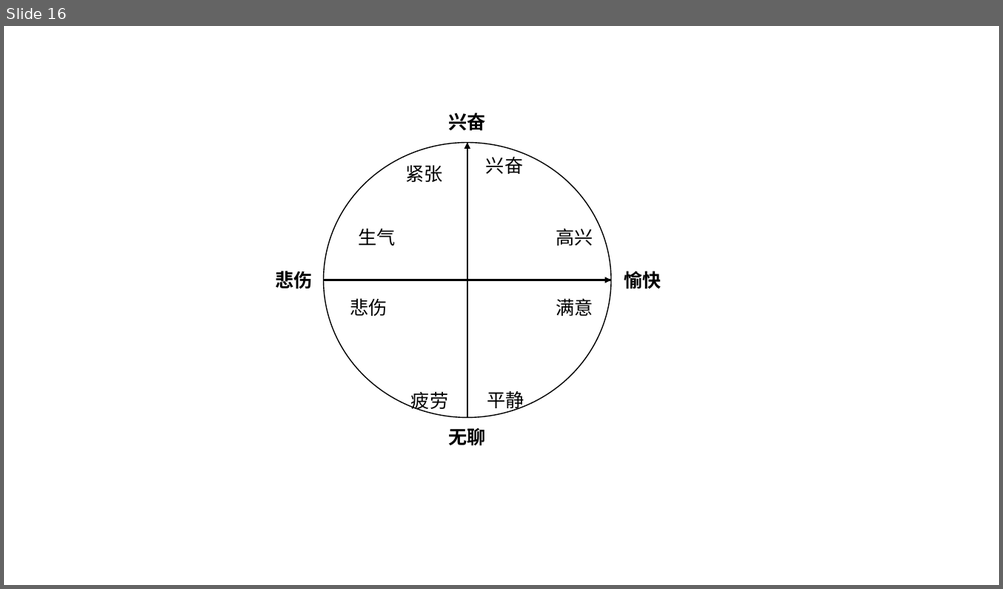
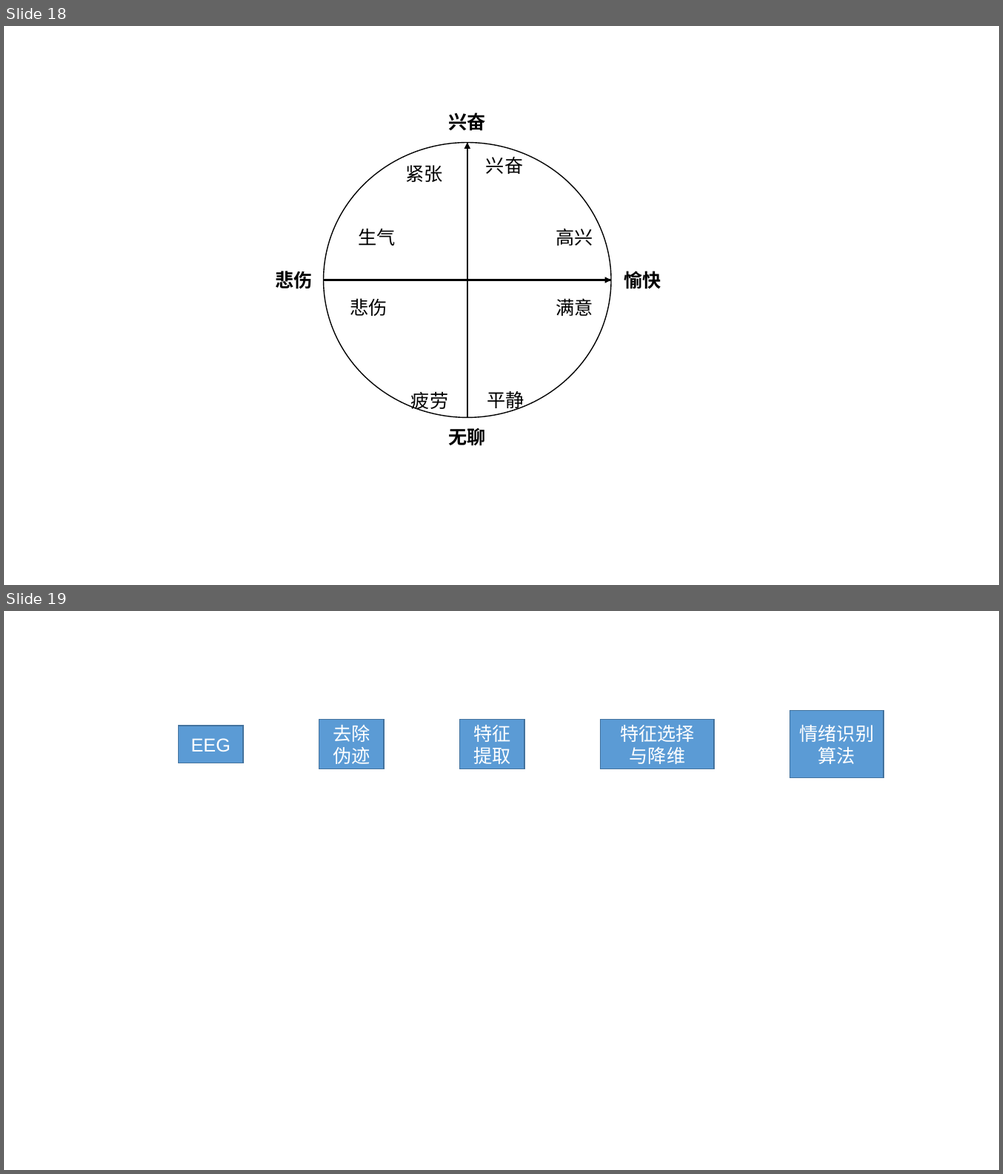
Before and after one commit to wandouqiang/-, a slide deck: 图集.pptx. Shown one above the other, each under a label of ours: slide 16 before the commit, slides 18 and 19 after it. The pictures are 1003x589 and 1003x1174 pixels, drawn with LibreOffice and Linux fonts; fonts in the diff are those of the drawing. Boxes give left, top, right and bottom in pixels: in the first picture for what was removed or moved away, otherwise in the second. Text is boxed around its words. In the diff, an @@ line names an element or a change of style, - is before the commit and + after.

```diff
--- a/图集.pptx
+++ b/图集.pptx
@@ slide 19 added at box(4, 611, 999, 1170), background #FFFFFF @@
@@ rectangle added at box(318, 720, 384, 769), fill #5B9BD5, outline #43739E 1 pt, 18 pt, text #FFFFFF @@
+去除伪迹
@@ rectangle added at box(460, 720, 525, 769), fill #5B9BD5, outline #43739E 1 pt, 18 pt, text #FFFFFF @@
+特征提取
@@ rectangle added at box(600, 720, 714, 769), fill #5B9BD5, outline #43739E 1 pt, 18 pt, text #FFFFFF @@
+特征选择
+与降维
@@ rectangle added at box(790, 710, 883, 777), fill #5B9BD5, outline #43739E 1 pt, 18 pt, text #FFFFFF @@
+情绪识别算法
@@ rectangle added at box(179, 726, 244, 763), fill #5B9BD5, outline #43739E 1 pt, 18 pt, text #FFFFFF @@
+EEG
@@ what was slide 16 is now slide 18 @@
```
Also in this commit, not shown: 3 slides changed, 3 other slides added, 1 slide removed, 10 other files.
